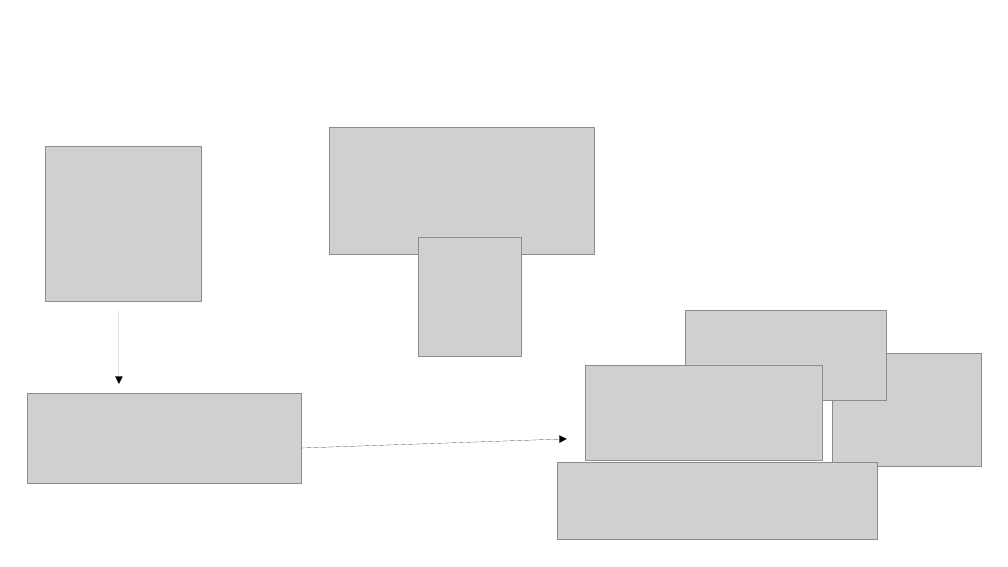
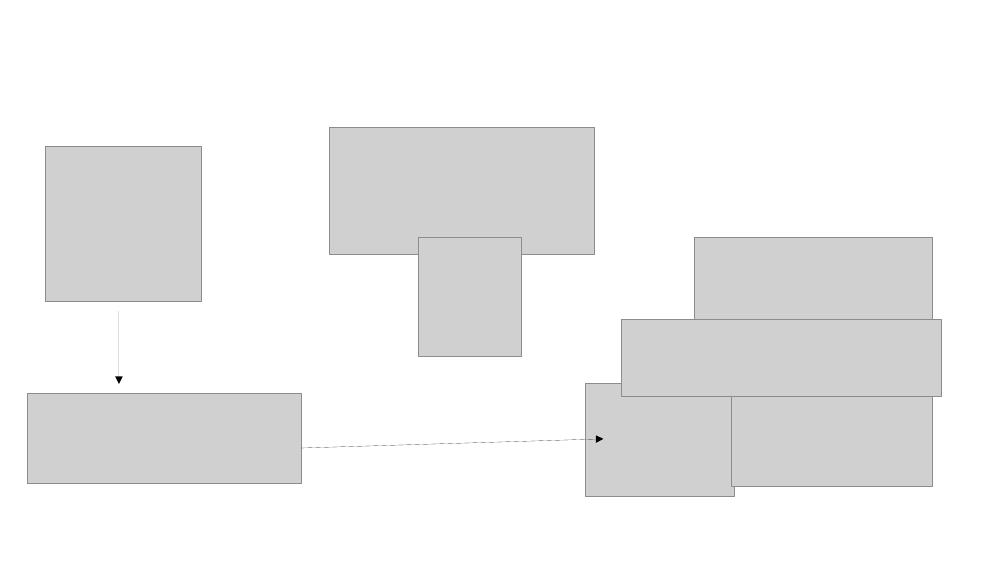
Before and after one commit to gr8willi35/DSI-CS1, a slide deck: slide 7 of cap1_pwrpt.odp. Drawn at 1008x567 pixels with LibreOffice and Linux fonts; fonts in the diff are those of the drawing; grey boxes stand for pictures; background and template pictures are left out. Boxes give left, top, right and bottom in pixels: in the first picture for what was removed or moved away, otherwise in the second. Text is boxed around its words. In the diff, an @@ line names an element or a change of style, - is before the commit and + after.

```diff
--- a/cap1_pwrpt.odp
+++ b/cap1_pwrpt.odp
@@ picture moved from (x1=585, y1=366, x2=823, y2=460) to (x1=695, y1=238, x2=933, y2=332) @@
@@ picture moved from (x1=558, y1=463, x2=878, y2=540) to (x1=622, y1=320, x2=942, y2=397) @@
@@ picture moved from (x1=832, y1=353, x2=982, y2=466) to (x1=585, y1=384, x2=735, y2=498) @@
@@ picture moved from (x1=686, y1=311, x2=887, y2=402) to (x1=732, y1=397, x2=933, y2=488) @@
@@ arrow moved from (302, 448) - (567, 439) to (302, 448) - (604, 439) @@
```
Also in this commit, not shown: 1 other slide changed, 1 other file.
